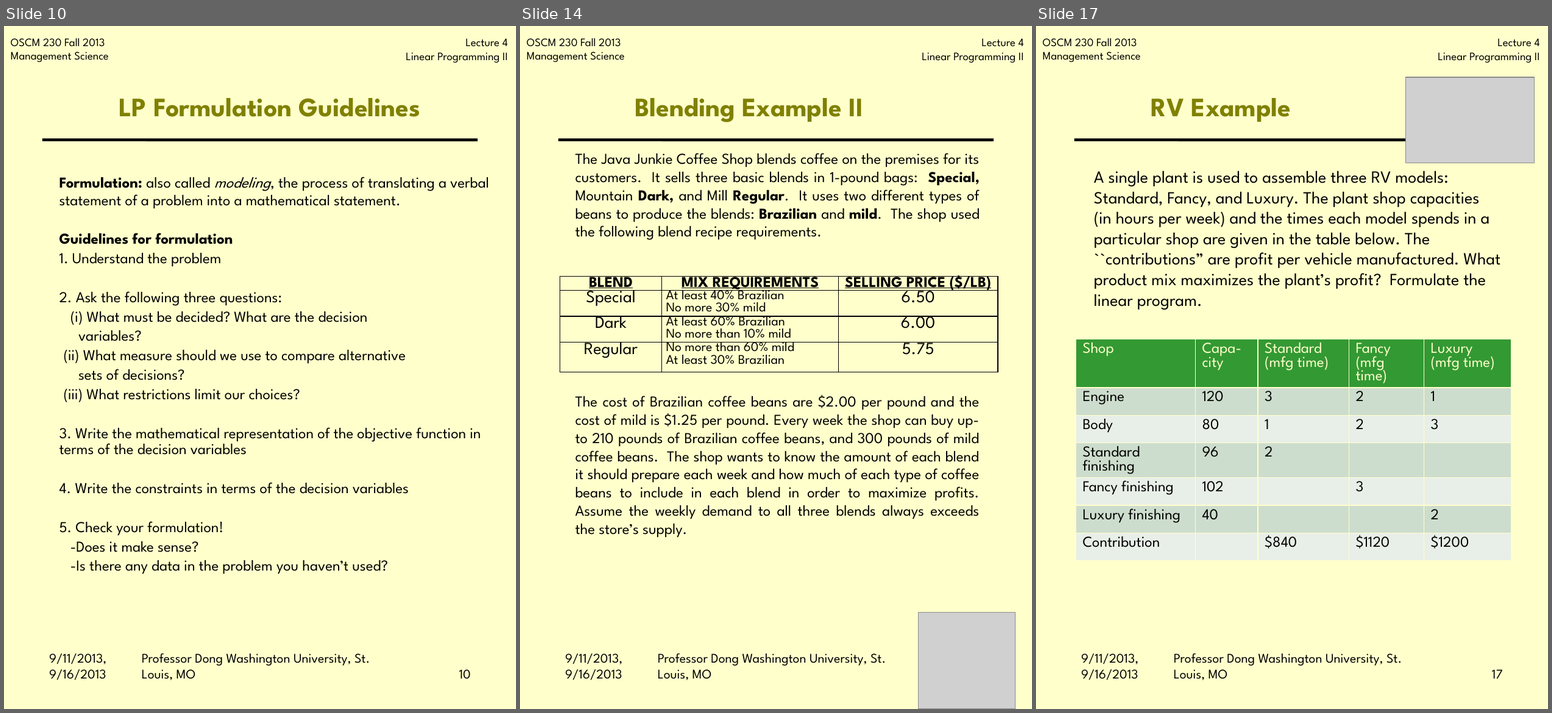
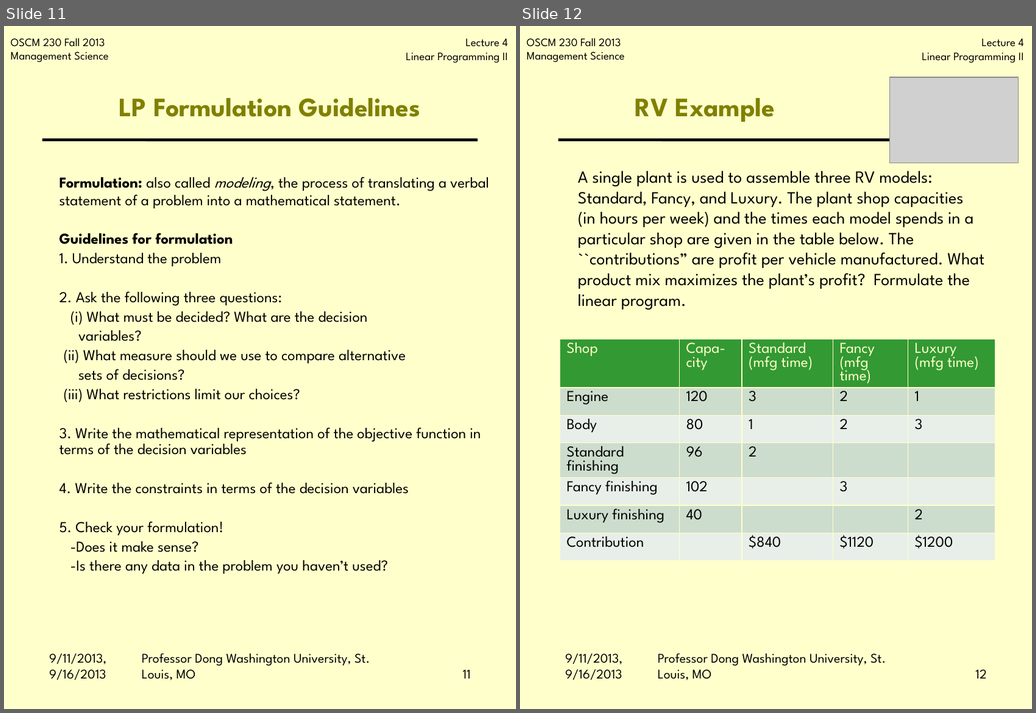
Before and after one commit to jbf232/OSCM230, a slide deck: Fall 2015/Lectures/Lecture 2 Simplex /Lecture_2_simplex.pptx. Shown side by side, each under a label of ours: slides 10, 14 and 17 before the commit, slides 11 and 12 after it; the slides between them are not shown. The pictures are 1552x713 and 1036x713 pixels, drawn with LibreOffice and Linux fonts; fonts in the diff are those of the drawing; grey boxes stand for pictures; background and template pictures are left out. Boxes give left, top, right and bottom in pixels: in the first picture for what was removed or moved away, otherwise in the second. Text is boxed around its words. In the diff, an @@ line names an element or a change of style, - is before the commit and + after.

```diff
--- a/Fall 2015/Lectures/Lecture 2 Simplex /Lecture_2_simplex.pptx
+++ b/Fall 2015/Lectures/Lecture 2 Simplex /Lecture_2_simplex.pptx
@@ slide 14 removed at [520,26,1032,709], background #FFFFCC; not listed: 3 template elements that a slide beside it also shows @@
@@ title removed at [635,98,863,122] @@
-Blending Example II
@@ text removed at [576,153,980,538] @@
-The Java Junkie Coffee Shop blends coffee on the premises for its customers. It sells three basic blends in 1-pound bags: Special, Mountain Dark, and Mill Regular. It uses two different types of beans to produce the blends: Brazilian and mild. The shop used the following blend recipe requirements.
-The cost of Brazilian coffee beans are $2.00 per pound and the cost of mild is $1.25 per pound. Every week the shop can buy up-to 210 pounds of Brazilian coffee beans, and 300 pounds of mild coffee beans. The shop wants to know the amount of each blend it should prepare each week and how much of each type of coffee beans to include in each blend in order to maximize profits. Assume the weekly demand to all three blends always exceeds the store’s supply.
@@ table removed at [560,277,998,391], 4 rows, 3 columns @@
-BLEND | MIX REQUIREMENTS | SELLING PRICE ($/LB)
-Special | At least 40% Brazilian / No more 30% mild | 6.50
-Dark | At least 60% Brazilian / No more than 10% mild | 6.00
-Regular | No more than 60% mild / At least 30% Brazilian | 5.75
@@ picture removed at [918,612,1015,709] @@
@@ page number removed at [888,646,994,692] @@
-14
@@ text removed at [565,654,622,680] @@
-9/11/2013, 9/16/2013
@@ text removed at [658,653,886,681] @@
-Professor Dong Washington University, St. Louis, MO
@@ what was slide 10 is now slide 11 @@
@@ page number at [463,670,471,679]: text changed @@
-10
+11
@@ what was slide 17 is now slide 12 @@
@@ page number at [976,670,987,679]: text changed @@
-17
+12
```
Also in this commit, not shown: 2 slides changed, 1 slide added, 5 other slides removed, 7 other files.
